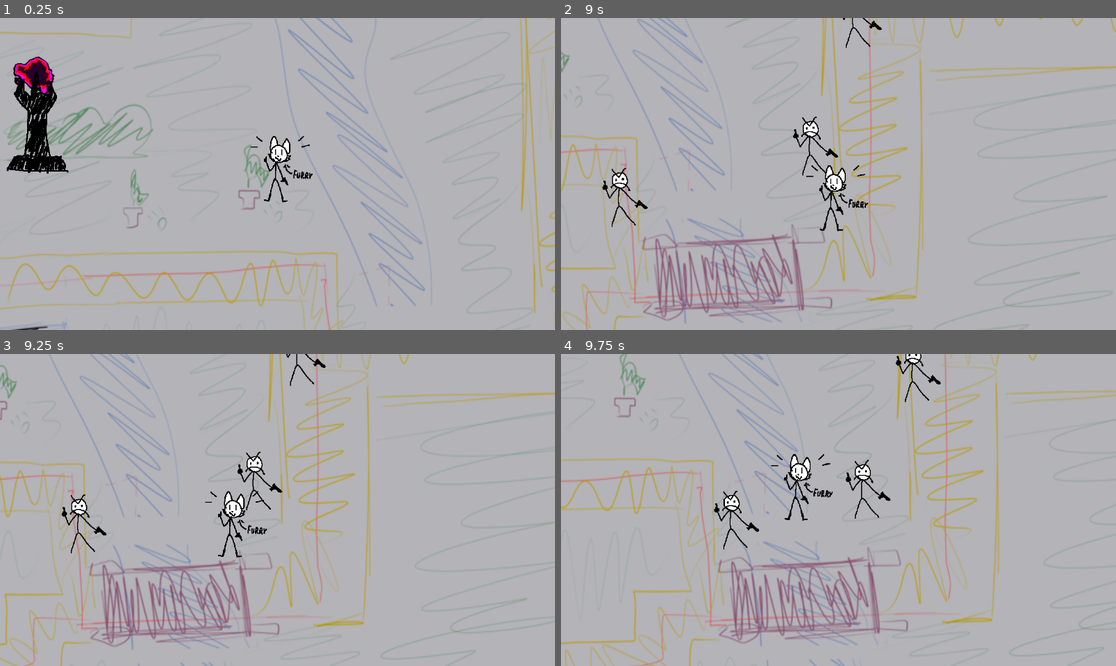
Above: before the commit, frames 1-4 (two rows, left to right).
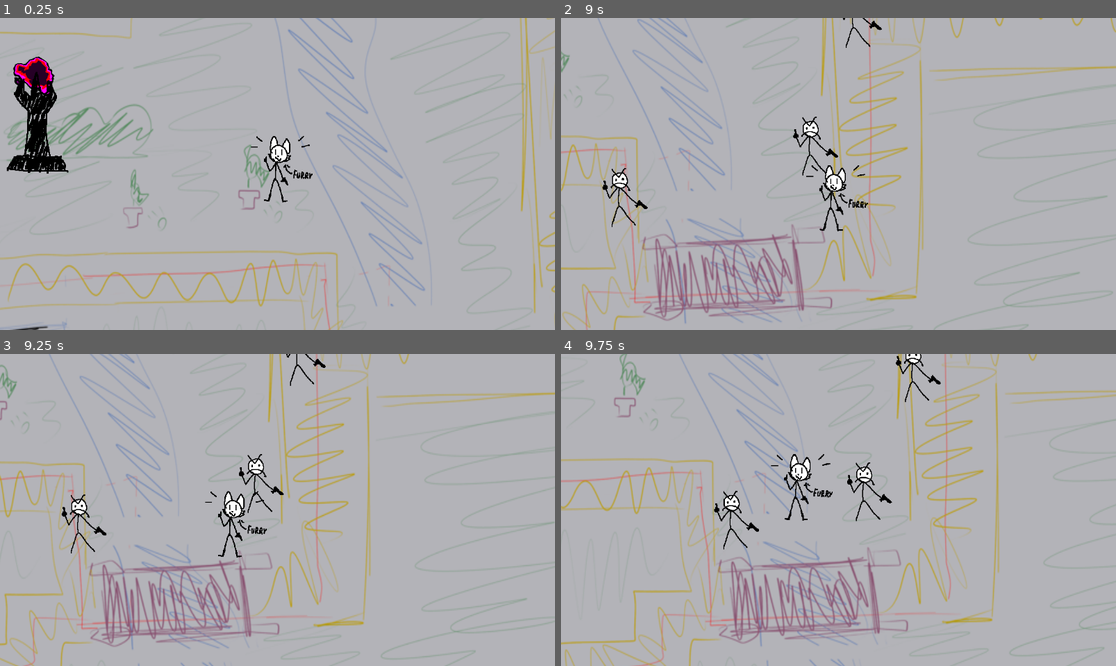
Above: after the commit, the same moments.

Repository: ndvrxd/cultism
Game: Godot game, scene res://scenes/world.tscn
The game is run twice, just before and just after one commit, with the same random seed, the same clock (stepped at 60 frames per second) and the same inputs.
Inputs:
- Up to frame 1 (0.25 s): no input
- Up to frame 2 (9 s): hold D (right) 0.53-1.28 s; hold S (down) 1.28-2.03 s; hold D (right) 2.03-2.78 s; hold W (up) 2.78-3.53 s; hold A (left) 3.53-5.03 s; hold S (down) 5.03-5.78 s; hold D (right) 5.78-6.53 s; hold W (up) 6.53-7.28 s; hold D (right) 7.28-8.03 s; hold S (down) 8.03-8.78 s; hold A (left) from 8.78 s (still down)
- Up to frame 3 (9.25 s): keep holding A (left)
- Up to frame 4 (9.75 s): release A (left) at 9.53 s; hold W (up) from 9.53 s (still down)

Frames 1-2 are identical in both runs. In frame 3, 0.3% of the frame differs, in the area x 42-52%, y 31-52%; in frame 4, 0.3%.

Commit message:
collision tweaks

Diff:
--- a/cult-game-version-0.1/objects/enemy.tscn
+++ b/cult-game-version-0.1/objects/enemy.tscn
@@ -4,7 +4,7 @@
 [ext_resource type="Texture2D" uid="uid://6i8qff0kq7ei" path="res://art/enemy ph.png" id="2_xabwo"]
 
 [sub_resource type="RectangleShape2D" id="RectangleShape2D_7evg3"]
-size = Vector2(94, 94)
+size = Vector2(94, 75)
 
 [node name="enemy" type="CharacterBody2D"]
 disable_mode = 1
@@ -21,7 +21,7 @@
 texture = ExtResource("2_xabwo")
 
 [node name="CollisionShape2D" type="CollisionShape2D" parent="."]
-position = Vector2(0, 1)
+position = Vector2(0, 10.5)
 scale = Vector2(0.8, 1)
 shape = SubResource("RectangleShape2D_7evg3")
 debug_color = Color(0.772432, 0.263693, 0.879854, 0.42)
--- a/cult-game-version-0.1/objects/player.tscn
+++ b/cult-game-version-0.1/objects/player.tscn
@@ -4,7 +4,7 @@
 [ext_resource type="Texture2D" uid="uid://veo5l360amx3" path="res://art/player ph.png" id="2_ysvs3"]
 
 [sub_resource type="RectangleShape2D" id="RectangleShape2D_nrcso"]
-size = Vector2(132, 132)
+size = Vector2(132, 111.963)
 
 [sub_resource type="GDScript" id="GDScript_qd5eh"]
 script/source = "extends Camera2D
@@ -25,6 +25,7 @@
 script = ExtResource("1_5qw1a")
 
 [node name="CollisionShape2D" type="CollisionShape2D" parent="."]
+position = Vector2(0, 8.065)
 scale = Vector2(0.335, 0.805)
 shape = SubResource("RectangleShape2D_nrcso")
 
--- a/cult-game-version-0.1/objects/test_effigy.tscn
+++ b/cult-game-version-0.1/objects/test_effigy.tscn
@@ -10,7 +10,7 @@
 size = Vector2(-1, 1)
 
 [sub_resource type="RectangleShape2D" id="RectangleShape2D_10w11"]
-size = Vector2(16.2614, 16.2614)
+size = Vector2(16.2614, 5.94796)
 
 [node name="test effigy" type="StaticBody2D"]
 scale = Vector2(12.7775, 12.7775)
@@ -29,6 +29,6 @@
 texture = ExtResource("1_qbvs6")
 
 [node name="CollisionShape2D" type="CollisionShape2D" parent="."]
-position = Vector2(0.165134, 0.165133)
+position = Vector2(0.165134, 5.32185)
 scale = Vector2(0.685, 1)
 shape = SubResource("RectangleShape2D_10w11")
